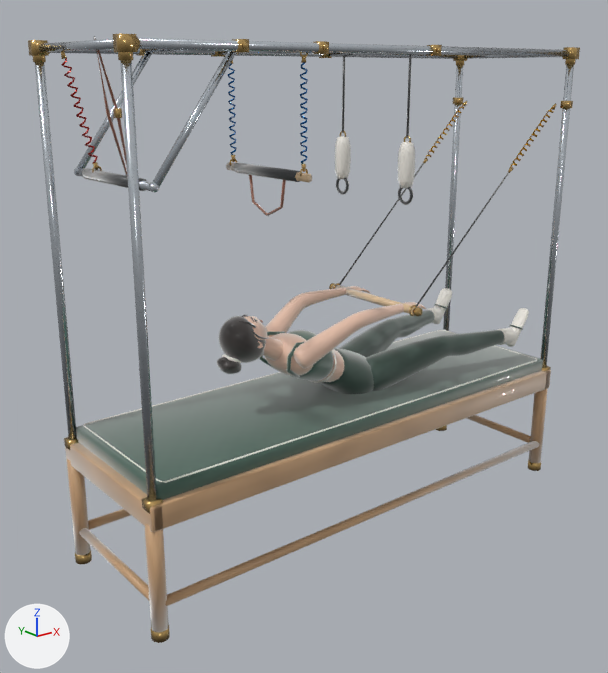
A saved change to the glTF model public/models/pilates-studio/cadillac-studio-rig.glb.
One viewpoint serves both versions: a 50 mm camera at (-2.22, -2.57, 1.87) aimed at (-0.12, 0.05, 0.82). The lights are fixed; the arrows at lower left show +X, +Y and +Z. The older version comes first. Vertices at exactly the same position are counted once.

The older version as bpy lines, for what is in view:
```python
mat_mat_studiodielectric = principled_material('MAT_StudioDielectric')
mat_mat_studiodielectric.texture = img_studioflagshipatlas
mat_mat_studiodielectric.roughness = 0.44
mat_mat_studiodielectric.coat_weight = 0.16
mat_mat_studiodielectric.sheen_weight = 1.0
me_sm_studio_dielectric_mesh = bpy.data.meshes.new('SM_Studio_Dielectric_Mesh')
me_sm_studio_dielectric_mesh.from_pydata(...)  # 14008 vertices, 27732 faces; spans x -1.08..1.08, y -0.34..0.34, z 0.04..1.98
me_sm_studio_dielectric_mesh.materials.append(mat_mat_studiodielectric)  # picture img_studioflagshipatlas
me_sm_studio_metallic_mesh = bpy.data.meshes.new('SM_Studio_Metallic_Mesh')
me_sm_studio_metallic_mesh.from_pydata(...)  # 3630 vertices, 7000 faces; spans x -1.08..1.08, y -0.34..0.34, z 0.0..1.97
me_sm_studio_metallic_mesh.materials.append(mat_mat_studiometallic)  # picture img_studioflagshipatlas
ob_sm_studio_dielectric = bpy.data.objects.new('SM_Studio_Dielectric', me_sm_studio_dielectric_mesh)
ob_sm_studio_dielectric.location = (0.0, 0.0, 0.0)
ob_sm_studio_metallic = bpy.data.objects.new('SM_Studio_Metallic', me_sm_studio_metallic_mesh)
ob_sm_studio_metallic.location = (0.0, 0.0, 0.0)
```
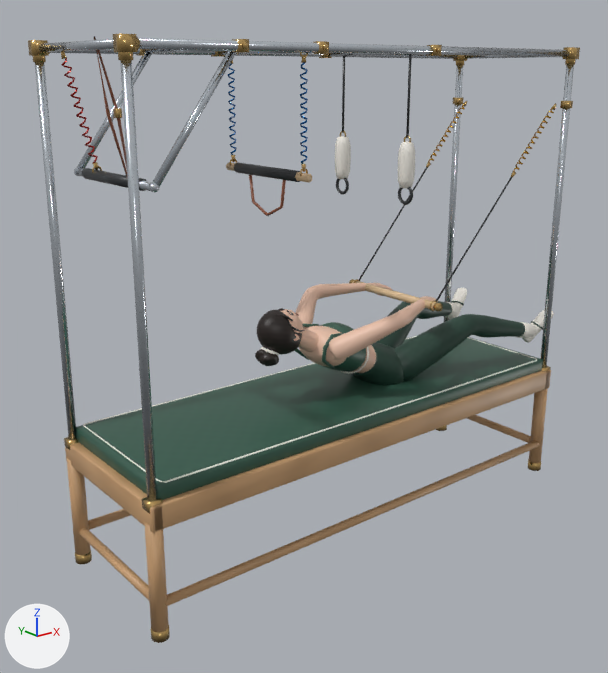
The change, as a diff of the scene's bpy script:
```diff
--- a/public/models/pilates-studio/cadillac-studio-rig.glb.py
+++ b/public/models/pilates-studio/cadillac-studio-rig.glb.py
@@ mat_mat_studiodielectric @@
 mat_mat_studiodielectric.coat_weight = 0.16
-mat_mat_studiodielectric.sheen_weight = 1.0
@@ me_sm_studio_dielectric_mesh @@
-me_sm_studio_dielectric_mesh.from_pydata(...)  # 14008 vertices, 27732 faces; spans x -1.08..1.08, y -0.34..0.34, z 0.04..1.98
+me_sm_studio_dielectric_mesh.from_pydata(...)  # 41644 vertices, 83004 faces; spans x -1.08..1.13, y -0.34..0.34, z 0.04..1.98
+# me_sm_studio_dielectric_mesh part 1: a new loose piece, a 16-sided cylinder along y spanning x 0.323..0.357, y -0.27..0.27, z 0.923..0.957, in mat_mat_studiodielectric (picture img_studioflagshipatlas)
+# me_sm_studio_dielectric_mesh part 2: the loose piece of 18 vertices spanning x 0.22..0.76, y -0.25..-0.24, z 0.94..1.47 is scaled about its middle by (0.82, 0.967, 0.959), then moved by (0.07, 0.0, -0.01)
+# me_sm_studio_dielectric_mesh part 3: the loose piece of 18 vertices spanning x 0.22..0.76, y 0.24..0.25, z 0.94..1.47 is scaled about its middle by (0.82, 0.967, 0.959), then moved by (0.07, 0.0, -0.01)
+# me_sm_studio_dielectric_mesh part 4: the loose piece of 160 vertices spanning x -0.13..-0.06, y -0.12..0.12, z 0.64..0.8 is copied, and the copy is moved by (0.18, 0.0, 0.0); it spans x 0.05..0.12, y -0.12..0.12, z 0.64..0.8
+# me_sm_studio_dielectric_mesh part 5: the loose piece of 128 vertices spanning x -0.47..-0.42, y -0.08..-0.07, z 0.87..0.9 is moved by (0.18, 0.0, 0.0)
+# me_sm_studio_dielectric_mesh part 6: the loose piece of 26 vertices spanning x -0.52..-0.44, y -0.06..0.0, z 0.95..0.98 is moved by (0.18, 0.0, -0.01)
+# me_sm_studio_dielectric_mesh part 7: the loose piece of 26 vertices spanning x -0.47..-0.38, y -0.08..-0.04, z 0.89..0.94 is moved by (0.18, 0.0, 0.0)
+# me_sm_studio_dielectric_mesh part 8: the loose piece of 98 vertices spanning x 0.81..0.89, y -0.27..-0.19, z 0.67..0.74 is copied, and the copy is multiplied about its middle by the matrix ((0.982, 0.036, 0.183), (0.013, 0.966, -0.258), (-0.186, 0.256, 0.949)), then moved by (0.14, -0.01, 0.0); it spans x 0.95..1.03, y -0.28..-0.19, z 0.66..0.75
+# me_sm_studio_dielectric_mesh part 9: the loose piece of 98 vertices spanning x 0.81..0.89, y 0.19..0.27, z 0.67..0.74 is copied, and the copy is multiplied about its middle by the matrix ((0.982, -0.036, 0.183), (-0.013, 0.966, 0.258), (-0.186, -0.256, 0.949)), then moved by (0.14, 0.01, 0.0); it spans x 0.95..1.03, y 0.19..0.28, z 0.66..0.75
+# me_sm_studio_dielectric_mesh part 10: a new loose piece of 2130 vertices spanning x 0.99..1.13, y -0.3..-0.21, z 0.65..0.8, in mat_mat_studiodielectric (picture img_studioflagshipatlas)
+# me_sm_studio_dielectric_mesh part 11: a new loose piece of 2130 vertices spanning x 0.99..1.13, y 0.21..0.3, z 0.65..0.8, in mat_mat_studiodielectric (picture img_studioflagshipatlas)
+# me_sm_studio_dielectric_mesh part 12: 376 vertices moved within x -0.39..0.93, y -0.26..0.26, z 0.57..0.95; 10958 vertices removed from x -0.57..0.97, y -0.28..0.28, z 0.52..0.99; 33044 vertices added at x -0.39..0.97, y -0.3..0.3, z 0.52..0.98
+# me_sm_studio_dielectric_mesh part 13: 1746 kept faces spanning x -1.08..1.08, y -0.34..0.34, z 0.04..1.95 get new texture (UV) coordinates
+# other edits to the shape of me_sm_studio_dielectric_mesh do not show in these pictures
 me_sm_studio_dielectric_mesh.materials.append(mat_mat_studiodielectric)
@@ me_sm_studio_metallic_mesh @@
 me_sm_studio_metallic_mesh.from_pydata(...)  # 3630 vertices, 7000 faces; spans x -1.08..1.08, y -0.34..0.34, z 0.0..1.97
+# me_sm_studio_metallic_mesh part 14: the loose piece of 26 vertices spanning x 0.2..0.24, y -0.27..-0.25, z 0.92..0.96 is moved by (0.12, 0.0, 0.0)
+# me_sm_studio_metallic_mesh part 15: the loose piece of 72 vertices spanning x 0.2..0.24, y -0.24, z 0.92..0.96 is moved by (0.12, 0.0, 0.0)
+# me_sm_studio_metallic_mesh part 16: the loose piece of 18 vertices spanning x 0.76..0.79, y -0.26..-0.24, z 1.46..1.49 is moved by (0.02, 0.0, -0.02)
+# me_sm_studio_metallic_mesh part 17: the loose piece of 320 vertices spanning x 0.77..1.04, y -0.27..-0.23, z 1.47..1.73 is moved by (0.01, 0.0, -0.01)
+# me_sm_studio_metallic_mesh part 18: the loose piece of 320 vertices spanning x 0.77..1.04, y 0.23..0.27, z 1.47..1.73 is moved by (0.01, 0.0, -0.01)
+# me_sm_studio_metallic_mesh part 19: 6041 kept faces spanning x -1.08..1.08, y -0.34..0.34, z 0.0..1.97 get new texture (UV) coordinates
 me_sm_studio_metallic_mesh.materials.append(mat_mat_studiometallic)
```

Where the change shows, as pixel boxes (x1, y1, x2, y2) in the pictures (608 x 673 px; the box of a moved part takes in the faces that stretch with it):
'SM_Studio_Dielectric', surface changed, reshaped: before (65, 36, 551, 632); after (65, 36, 554, 632)
part 1 of me_sm_studio_dielectric_mesh, added (beige): after (352, 280, 436, 310)
part 2 of me_sm_studio_dielectric_mesh, moved or reshaped: before (416, 172, 509, 306); after (436, 177, 512, 301)
part 3 of me_sm_studio_dielectric_mesh, moved or reshaped: before (339, 163, 424, 285); after (359, 167, 427, 281)
part 4 of me_sm_studio_dielectric_mesh, added: after (341, 347, 369, 374)
part 5 of me_sm_studio_dielectric_mesh, moved or reshaped: before (258, 341, 263, 348); after (294, 334, 299, 341)
part 6 of me_sm_studio_dielectric_mesh, moved or reshaped: before (239, 320, 256, 328); after (275, 314, 293, 321)
part 7 of me_sm_studio_dielectric_mesh, moved or reshaped: before (251, 331, 268, 340); after (288, 324, 305, 332)
part 8 of me_sm_studio_dielectric_mesh, added: after (517, 322, 536, 338)
part 9 of me_sm_studio_dielectric_mesh, added: after (445, 302, 459, 317)
part 10 of me_sm_studio_dielectric_mesh, added: after (522, 309, 554, 342)
part 11 of me_sm_studio_dielectric_mesh, added: after (448, 288, 467, 320)
part 12 of me_sm_studio_dielectric_mesh, reshaped: before (217, 284, 529, 394); after (255, 283, 525, 385)
part 13 of me_sm_studio_dielectric_mesh, surface changed: (67, 54, 551, 632) in both
part 14 of me_sm_studio_metallic_mesh, moved or reshaped: before (413, 307, 422, 317); after (433, 302, 443, 312)
part 15 of me_sm_studio_metallic_mesh, moved or reshaped: before (409, 305, 417, 316); after (429, 300, 437, 311)
part 16 of me_sm_studio_metallic_mesh, moved or reshaped: before (508, 167, 514, 173); after (511, 171, 516, 178)
part 17 of me_sm_studio_metallic_mesh, moved or reshaped: before (510, 107, 554, 167); after (513, 108, 554, 171)
part 18 of me_sm_studio_metallic_mesh, moved or reshaped: before (426, 104, 464, 158); after (428, 104, 465, 162)
part 19 of me_sm_studio_metallic_mesh, surface changed: (41, 40, 566, 635) in both
